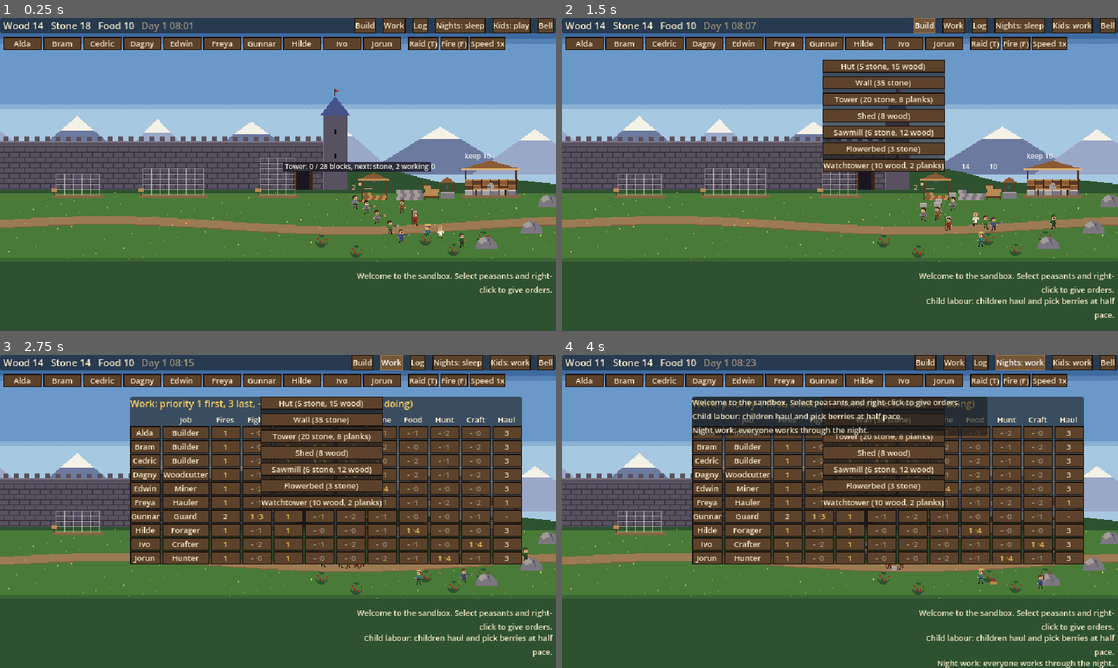
Above: before the commit, frames 1-4 (two rows, left to right).
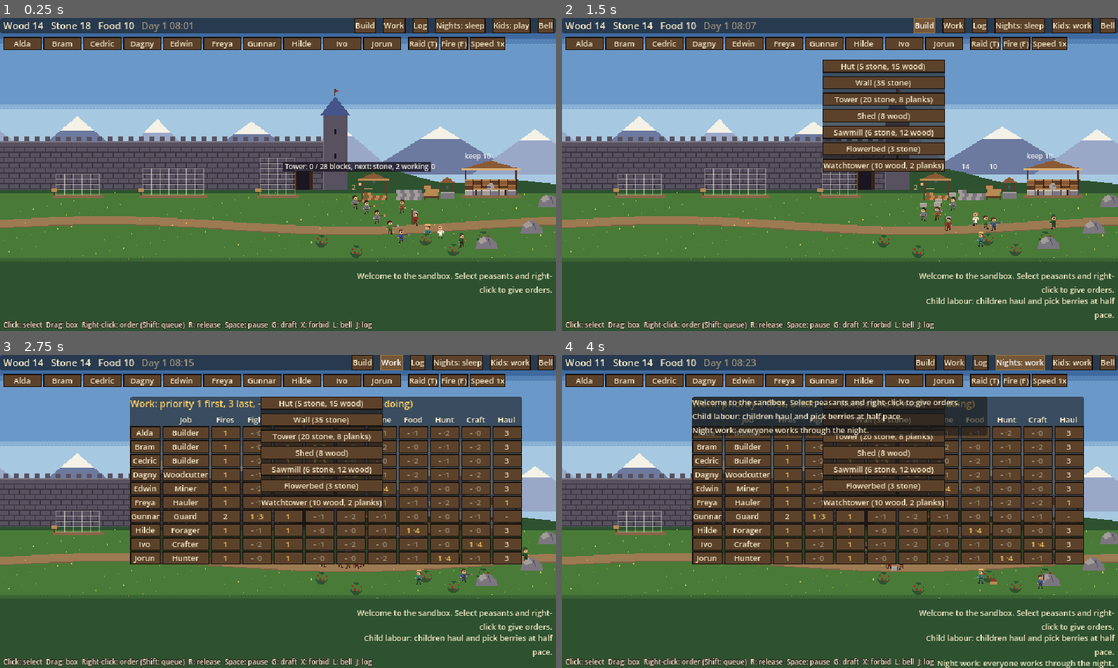
Above: after the commit, the same moments.

Repository: henrikmoepe-del/basebygger
Game: Godot game, scene res://sandbox/sandbox.tscn
Same seed, same stepped clock (60 frames per second), same inputs: the game is played once before the commit and once after it. This scene is started directly instead of the project's main scene.
Inputs:
- Up to frame 1 (0.25 s): no input
- Up to frame 2 (1.5 s): click "Kids: play" at 0.5 s; click "Build" at 1.25 s
- Up to frame 3 (2.75 s): click "Work" at 2 s
- Up to frame 4 (4 s): click "Log" at 2.75 s; click "Nights: sleep" at 3.5 s

The runs differ from the first frame. In frame 1, 0.9% of the frame differs, in the area x 0-67%, y 96-100%; in frame 2, 0.9%; in frame 3, 0.9%; in frame 4, 0.9%.

Commit message:
Sandbox: the help line at the bottom shows again (an anchor pushed it off-screen)
Co-Authored-By: Claude Opus 5.5 <noreply@anthropic.com>
Claude-Session: https://claude.ai/code/session_01KRfBmN2ZEbarco8VY7eoa6

Diff:
--- a/sandbox/sb_hud.gd
+++ b/sandbox/sb_hud.gd
@@ -62,11 +62,12 @@
 	world.traveller_changed.connect(rebuild_bar)
 	world.question_changed.connect(_on_question)
 	var help := Label.new()
-	help.text = "Left-click: select (Shift adds)  Drag: box  Right-click: order  R: release  1-8: job  Space: pause  G: draft  X: forbid  L: bell"
+	help.text = "Click: select  Drag: box  Right-click: order (Shift: queue)  R: release  Space: pause  G: draft  X: forbid  L: bell  J: log"
 	help.add_theme_font_size_override("font_size", 8)
-	help.add_theme_color_override("font_color", UiTheme.PARCHMENT_DIM)
-	help.set_anchors_preset(Control.PRESET_BOTTOM_LEFT)
-	help.position = Vector2(4, 348)
+	help.add_theme_color_override("font_color", UiTheme.PARCHMENT)
+	help.add_theme_color_override("font_outline_color", UiTheme.INK)
+	help.add_theme_constant_override("outline_size", 3)
+	help.position = Vector2(4, 347)
 	_root.add_child(help)
 	world.selection_changed.connect(_rebuild_panel)
 	world.announced.connect(func(_t):
